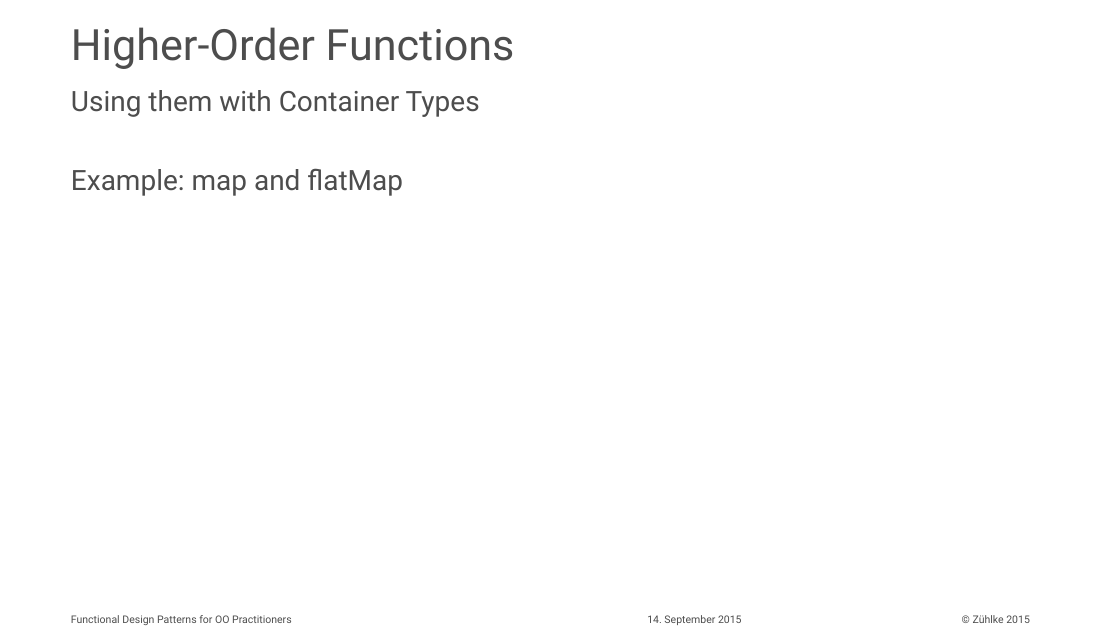
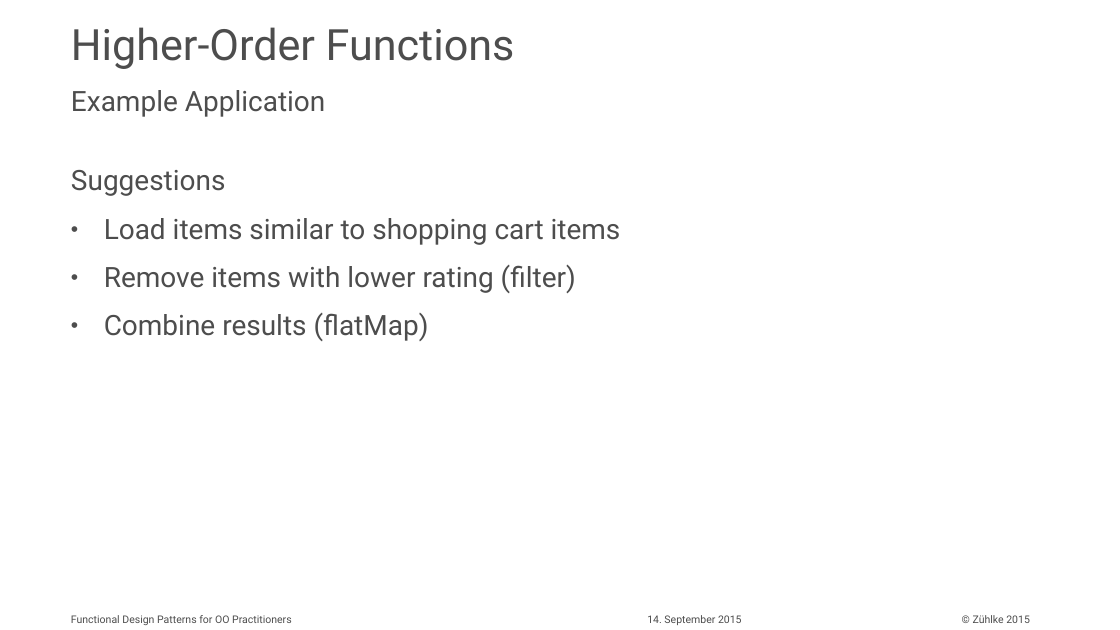
Before and after one commit to aax/zdays-fp-patterns, a slide deck: slide 15 of Functional Design Patterns for OO Practitioners.pptx. Drawn at 1120x630 pixels with LibreOffice and Linux fonts; fonts in the diff are those of the drawing. Boxes give left, top, right and bottom in pixels: in the first picture for what was removed or moved away, otherwise in the second. Text is boxed around its words. In the diff, an @@ line names an element or a change of style, - is before the commit and + after.

```diff
--- a/Functional Design Patterns for OO Practitioners.pptx
+++ b/Functional Design Patterns for OO Practitioners.pptx
@@ text at (71, 90, 326, 117): text changed @@
-Using them with Container Types
+Example Application
@@ text at (71, 170, 621, 341): text changed @@
-Example: map and flatMap
+Suggestions
+  • Load items similar to shopping cart items
+  • Remove items with lower rating (filter)
+  • Combine results (flatMap)
```
Also in this commit, not shown: 9 other slides changed, 5 slides added, 7 other files.
